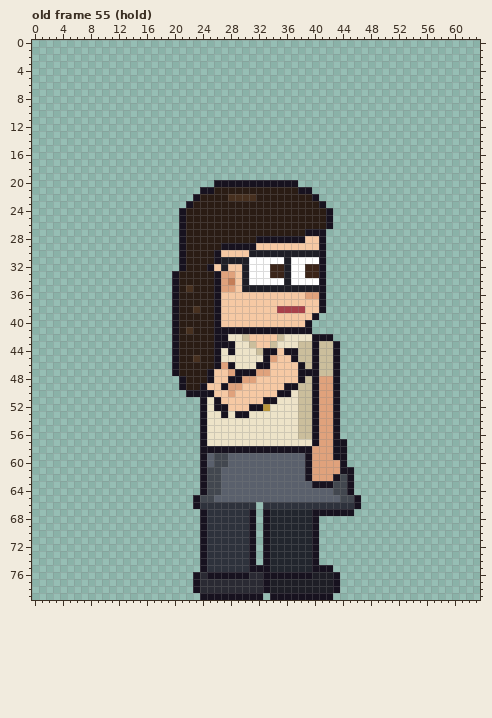
Pixel-art file -- sprites/clients/client_paralegal_right_anim.aseprite. The first picture shows the starting point.
64x80 pixels, 123 frames. Colours within 5 levels of each other are drawn and written as one. Shown: old frame 55 (hold). The commit also changed other frames, which this record leaves out.
And afterwards:
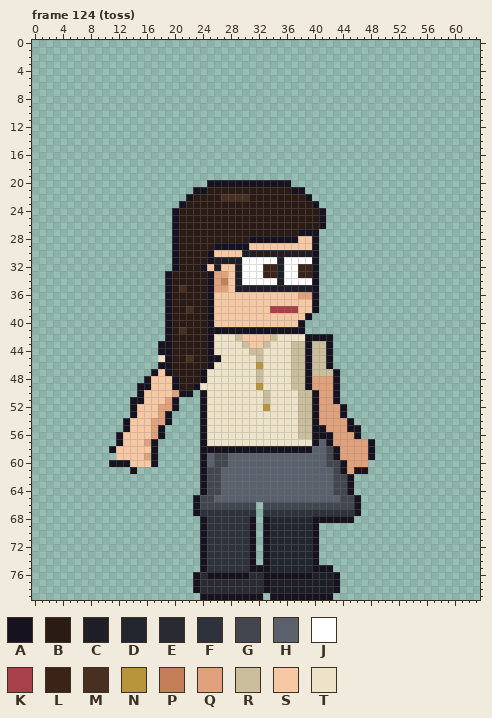
Palette (. is transparent): A #17121f  B #2a1c14  C #1e1e26  D #22262e  E #2a2a33  F #2e323c  G #42474f  H #5a606c  J #ffffff  K #a8404a  L #3a2418  M #47301f  N #b8943a  P #c47e58  Q #e0a27c  R #cbbe9c  S #f6c9a4  T #ede3c8
A new or re-ordered frame is compared with the old frame closest to it.
Difference:
frames 123 -> 129
Changed rows in their new state; - is an unchanged pixel.
Frame 124 (toss) is new; against old frame 55 (hold):
first column x 11:
20 --------------A-----------.-----------
21 ------------A-B-----------A-.---------
22 -----------AB---M---B-------A.--------
23 ----------AB-----------------A.-------
24 ---------AB-------------------A.------
25 ---------AB-------------------A.------
26 ---------AB-------------------A.------
27 ---------AB----------------A--.-------
28 ---------AB---------A------S-A.-------
29 ---------AB----A----S--------A.-------
30 ---------AB---AS---C---------A.-------
31 ---------AB---AC---J----CJ---A.-------
32 ---------AB--ASCS-CJ--L-CJ-L-A.-------
33 --------AB----AQ-SCJ--L-CJ-L-A.-------
34 --------AB----AQPSCJ----CJ---A.-------
35 --------ABMB--AQ-SC----------A.-------
36 --------AB----AS-----------Q-A.-------
37 --------AB----AS-------------A.-------
38 --------AB-MB-AS-------K---S-A.-------
39 --------AB----AS------------A.--------
40 --------AB----AS-----------A.---------
41 --------ABMB--A-------------.---------
42 --------AB----ATT-RS---RT---A---------
43 -------AAB----ATTT-RS-RT--R-AR-A.-----
44 -------AAB----AT-T--R-TTTTR-AR-A.-----
45 -------TAB-MB-A------RTTTTR-AR-A.-----
46 -------AAB----ATTT---NTTTTRRAR-A.-----
47 ------ASAB---ATTTTTTTRTTTTRR-R--------
48 -----ASSSAB--ATTTTTTTRTTTTRRAQ--------
49 ----AASSSAB-ATTTTTTTTNTTTTR-AQ--------
50 ----ASSSSQA-.-TTTTTTTTRTTT------------
51 ---AASSSQA-----TTTTTTTRT--------------
52 ---ASSSQQA-----TTTTTTT----------QA----
53 ---ASSSQA-------T-TT------------QA----
54 --ASSSQQA-----------------------QQA---
55 --ASSSQA----------------------A-QQAA--
56 -ASSSSQA----------------------AAQQQA--
57 -ASSSQA-----------------------HAQQQQQA
58 ASSSSSA----------------------HHG-QQQQA
59 -SSSSQA---------------------HHHG-QQQQA
60 AAASSSA---------------------HHHGG-QQQ-
61 ---A------------------------HHHHG-QAA-
62 ----------------------------HHHHG-----
63 -----------------------------HHH------
66 -------------GGGGGGGG-GGGGGGGGGGGGG---
67 ------------AF------F-FFFFFFFFFFFFFA--
68 ------------------------------AAAAA---
Boxes around the changes in both pictures, in picture pixels (x1, y1, x2, y2):
changed: (109, 180, 375, 523)
